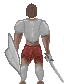
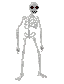
Revision of a layered 64px x 84px image; what changed, layer by layer:
hid group "Player" (3 layers) over <box>4,2,64,84</box>
showed group "Skeleton" (14 layers) over <box>15,2,47,82</box>
added layer "Head" in group "Skeleton" over <box>29,2,39,15</box>
added layer "LeftArmUp" in group "Skeleton" over <box>16,16,28,32</box>
added layer "LeftArmDown" in group "Skeleton" over <box>16,31,20,54</box>
added layer "Torso" in group "Skeleton" over <box>24,12,39,30</box>
added layer "RightArmUp" in group "Skeleton" over <box>36,16,42,33</box>
added layer "RightArmDown" in group "Skeleton" over <box>40,31,44,52</box>
added layer "Waist" in group "Skeleton" over <box>24,28,36,39</box>
added layer "LeftLegUp" in group "Skeleton" over <box>22,38,27,58</box>
added layer "LeftLegDown" in group "Skeleton" over <box>21,56,24,74</box>
added layer "LeftFoot" in group "Skeleton" over <box>15,72,24,81</box>
added layer "RightLegUp" in group "Skeleton" over <box>32,37,41,58</box>
added layer "RightLegDown" in group "Skeleton" over <box>38,56,41,74</box>
added layer "RightFoot" in group "Skeleton" over <box>37,72,47,78</box>
